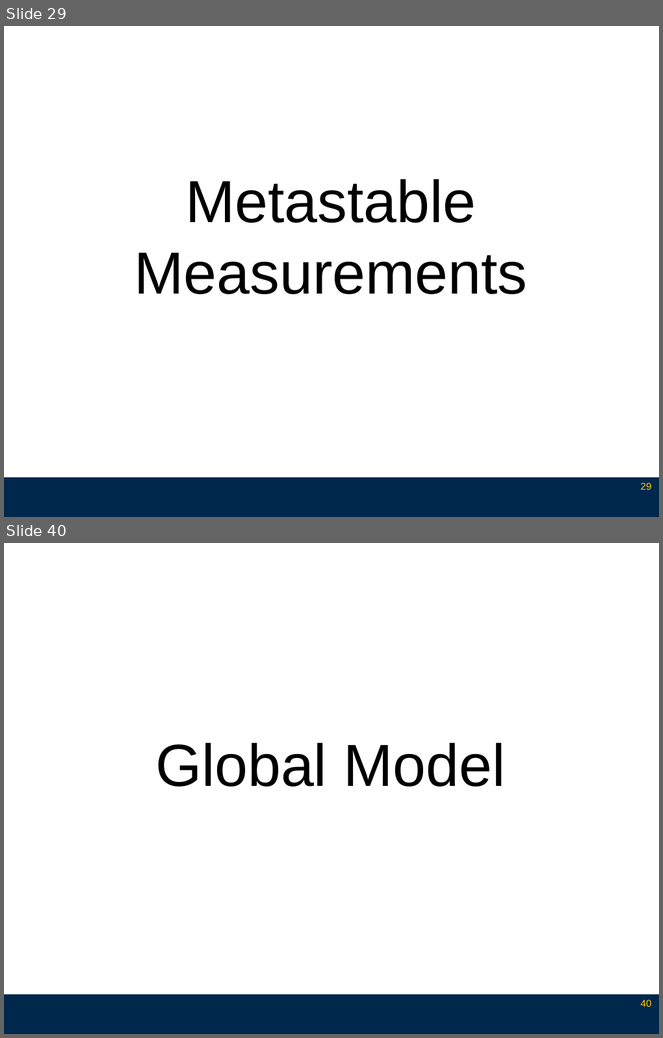
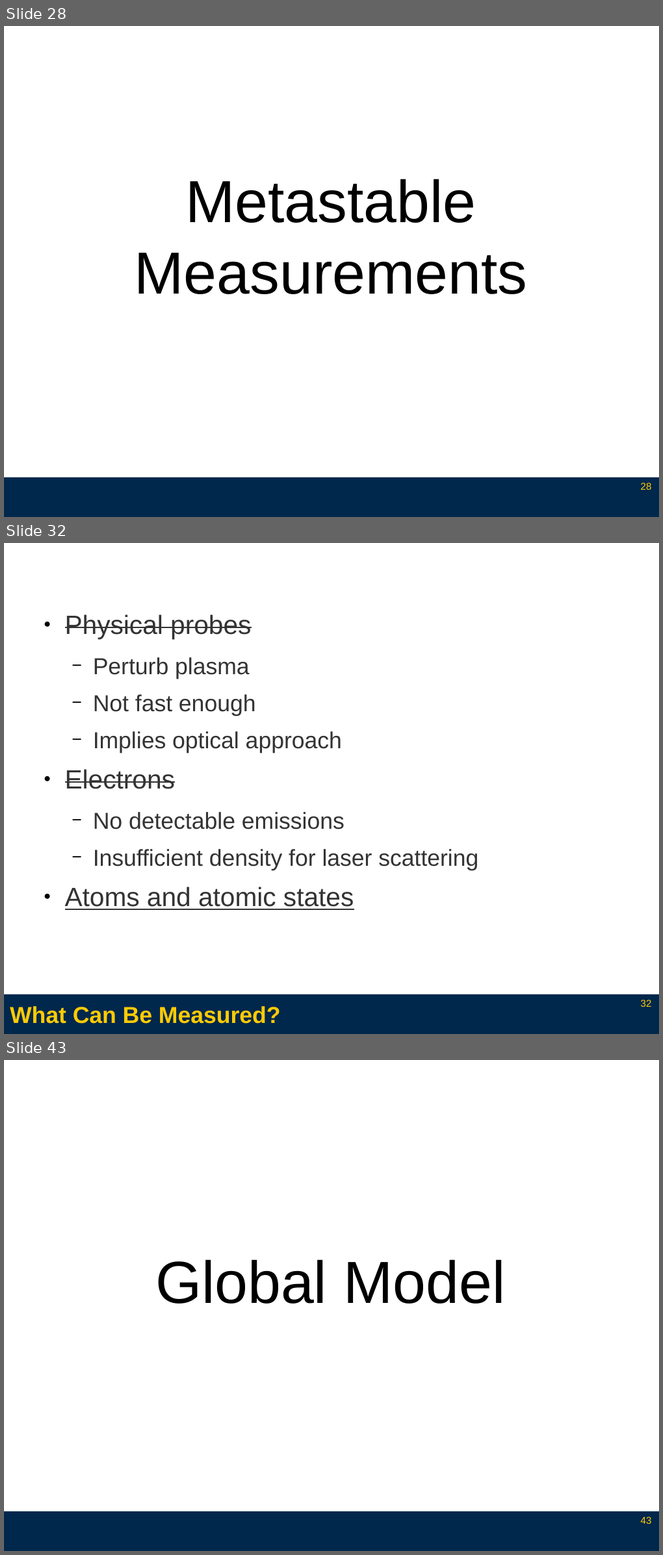
Before and after one commit to l3enny/dissertation, a slide deck: defense/presentation_annotated.odp. Shown one above the other, each under a label of ours: slides 29 and 40 before the commit, slides 28, 32 and 43 after it; the slides between them are not shown. The pictures are 663x1038 and 663x1555 pixels, drawn with LibreOffice and Linux fonts; fonts in the diff are those of the drawing. Boxes give left, top, right and bottom in pixels: in the first picture for what was removed or moved away, otherwise in the second. Text is boxed around its words. In the diff, an @@ line names an element or a change of style, - is before the commit and + after.

Commit message:
Finished with text additions for previous slides.

```diff
--- a/defense/presentation_annotated.odp
+++ b/defense/presentation_annotated.odp
@@ slide 32 added at [4,543,659,1034], background #FFFFFF; not listed: 1 template element that a slide beside it also shows @@
@@ text added at [65,615,478,910], 28 pt, text #333333 @@
+● Physical probes
+  − Perturb plasma
+  − Not fast enough
+  − Implies optical approach
+● Electrons
+  − No detectable emissions
+  − Insufficient density for laser scattering
+● Atoms and atomic states
@@ title added at [10,1006,281,1024], 28 pt, text #FFCB05, bold @@
+What Can Be Measured?
@@ page number added at [641,1000,652,1007], 12 pt, text #FFCB05 @@
+32
@@ what was slide 29 is now slide 28 @@
@@ page number at [641,483,652,490]: text changed @@
-29
+28
@@ what was slide 40 is now slide 43 @@
@@ page number at [641,1517,652,1524]: text changed @@
-40
+43
```
Also in this commit, not shown: 18 slides changed, 11 other slides added, 7 slides removed, 13 other files.
